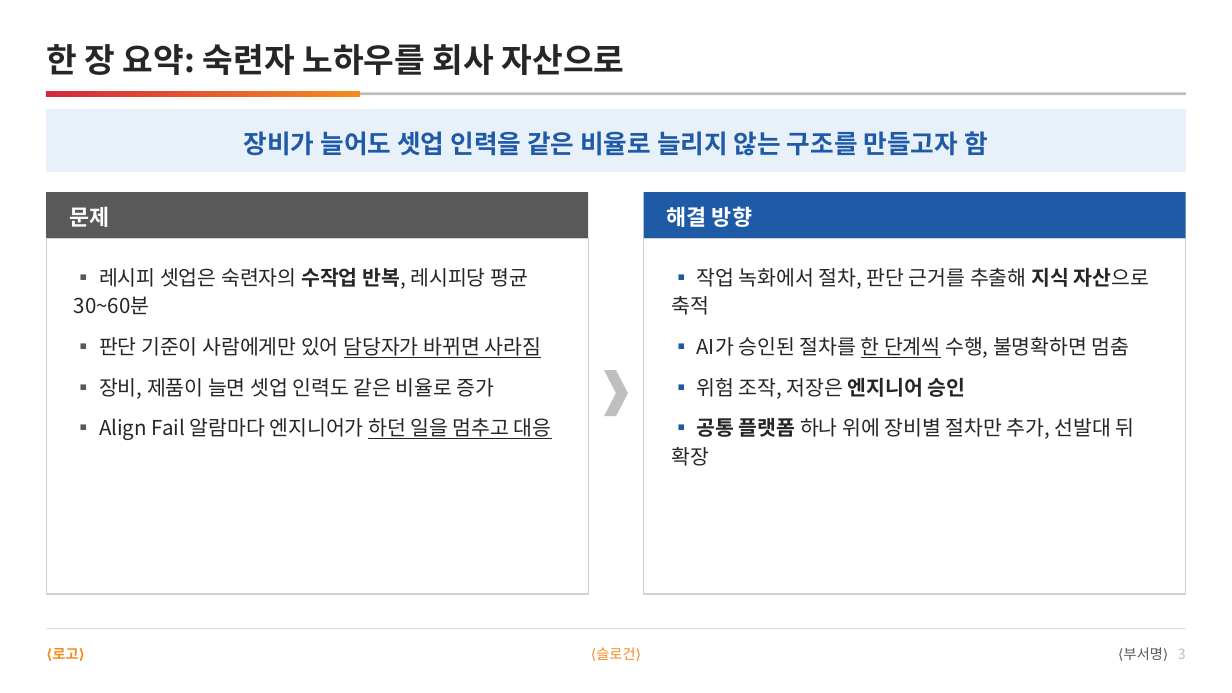
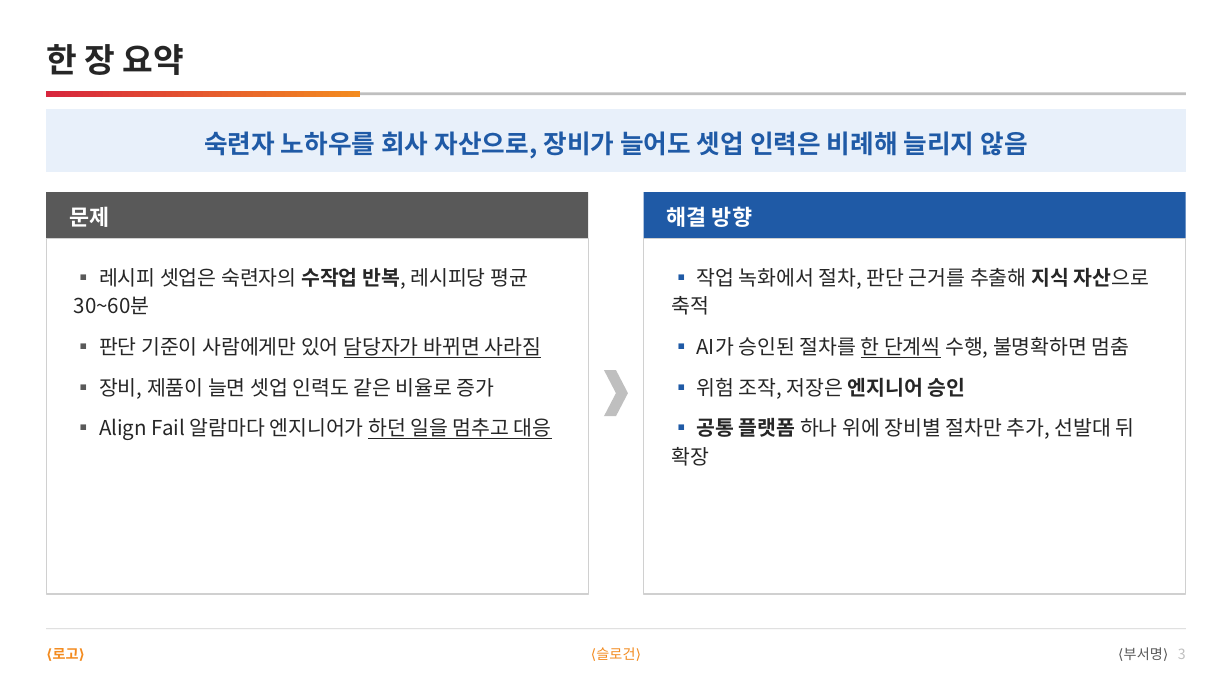
Before and after one commit to DarrenKoi/pm_notes, a slide deck: slide 3 of my-task/arc-tf/deliverables/arc-tf-exec-summary.pptx. Drawn at 1232x693 pixels with LibreOffice and Linux fonts; fonts in the diff are those of the drawing. Boxes give left, top, right and bottom in pixels: in the first picture for what was removed or moved away, otherwise in the second. Text is boxed around its words. In the diff, an @@ line names an element or a change of style, - is before the commit and + after.

```diff
--- a/my-task/arc-tf/deliverables/arc-tf-exec-summary.pptx
+++ b/my-task/arc-tf/deliverables/arc-tf-exec-summary.pptx
@@ text at (46,44,184,75): text changed @@
-한 장 요약: 숙련자 노하우를 회사 자산으로
+한 장 요약
@@ text at (204,131,1027,159): text changed @@
-장비가 늘어도 셋업 인력을 같은 비율로 늘리지 않는 구조를 만들고자 함
+숙련자 노하우를 회사 자산으로, 장비가 늘어도 셋업 인력은 비례해 늘리지 않음
```
Also in this commit, not shown: 2 other slides changed, 8 other files.
